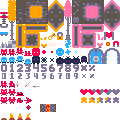
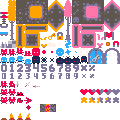
The second w=120, h=120 image is a revision of the first. Changes to its layers:
added layer "Pasted Layer" above "tilemap_packed.png" over [92, 55, 100, 63]
